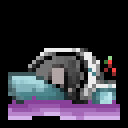
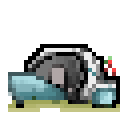
Before/after of a w=128, h=128 layered artwork. What changed in the layer stack:
"Layer 1": blend normal → multiply, painted on it over [8, 96, 120, 120]
